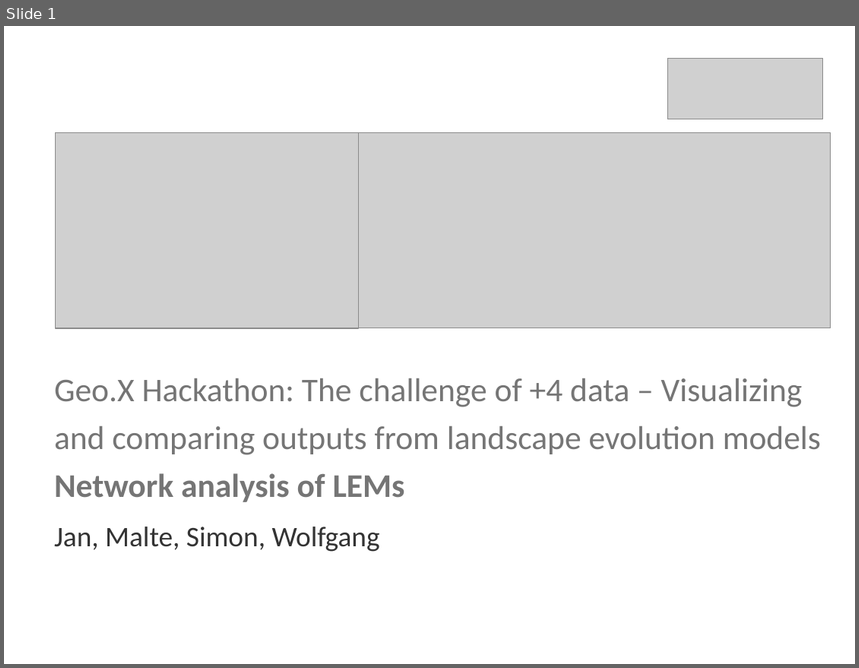
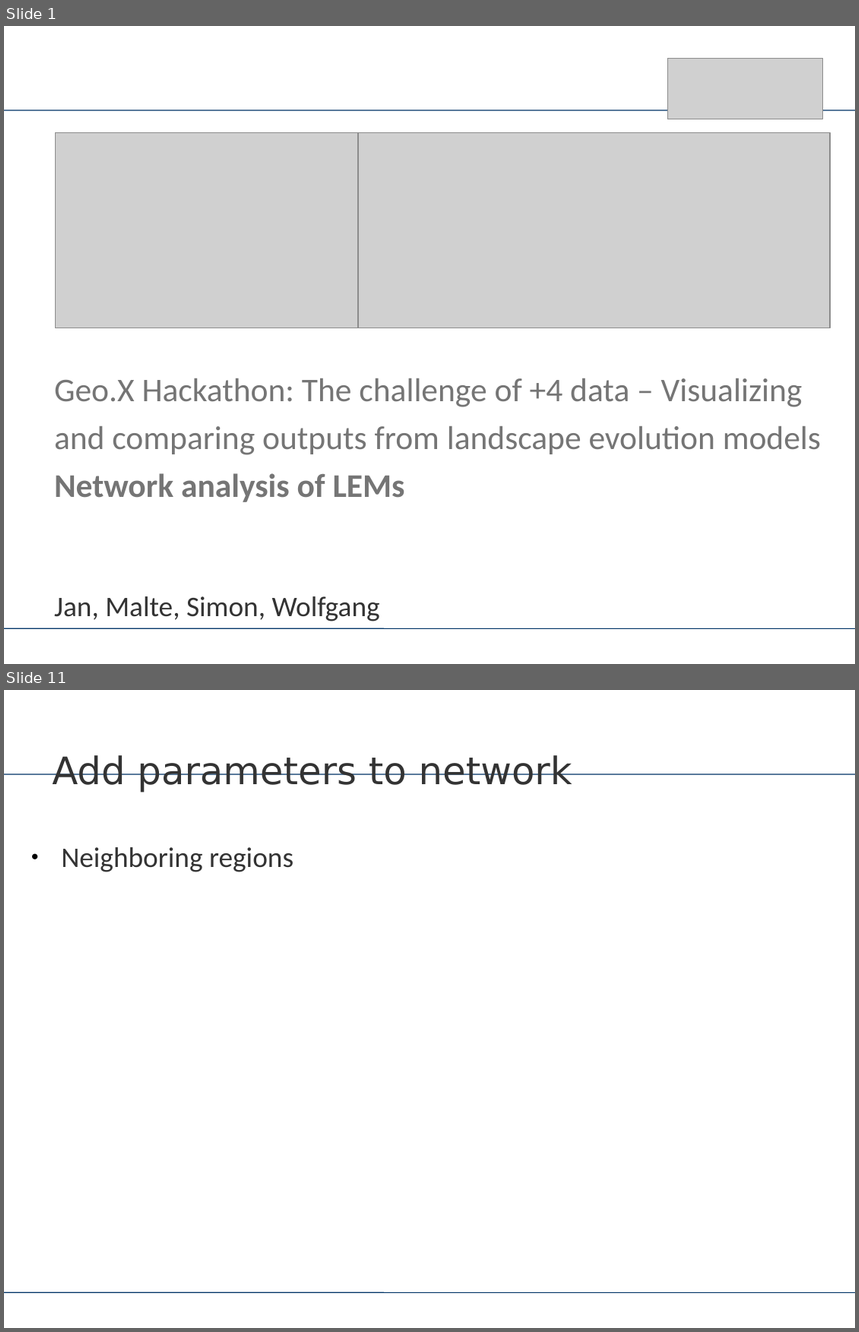
Before and after one commit to Geo-X-Hackathon/lem_network, a slide deck: Hackathon_network.pptx. Shown one above the other, each under a label of ours: slide 1 before the commit, slides 1 and 11 after it; the slides between them are not shown. The pictures are 859x668 and 859x1332 pixels, drawn with LibreOffice and Linux fonts; fonts in the diff are those of the drawing; grey boxes stand for pictures. Boxes give left, top, right and bottom in pixels: in the first picture for what was removed or moved away, otherwise in the second. Text is boxed around its words. In the diff, an @@ line names an element or a change of style, - is before the commit and + after.

```diff
--- a/Hackathon_network.pptx
+++ b/Hackathon_network.pptx
@@ slide 11 added at [4,690,855,1328], background #FFFFFF; not listed: 2 template elements that a slide beside it also shows @@
@@ text added at [52,755,572,793], 32 pt, text #333333 @@
+Add parameters to network
@@ text added at [61,847,294,872], 24 pt, text #333333 @@
+● Neighboring regions
@@ slide 1 changed as well @@
@@ line added from (4, 110) to (855, 110), #003366 0.74 pt @@
@@ text "Jan, Malte, Simon, Wolfgang": place and size @@
-text "Jan, Malte, Simon, Wolfgang" at [54,527,380,552]
+text "Jan, Malte, Simon, Wolfgang" at [54,597,380,622]
@@ line added from (4, 629) to (855, 629), #003366 0.74 pt @@
```
Also in this commit, not shown: 9 other slides added.
